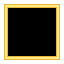
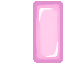
Layers edited between the first and the second 64 × 64 image:
hid group "textbox" (2 layers) over left=4, top=4, right=60, bottom=60
painted on "frame outline copy 2" over left=4, top=4, right=60, bottom=37
removed layer "frame outline copy" from group "textbox" over left=26, top=4, right=60, bottom=39
removed layer "frame outline" from group "textbox" over left=4, top=4, right=39, bottom=38
added group "gen2" with 41 layers above "gen1" over left=4, top=1, right=63, bottom=63
added group "gen2 2block E" with 3 layers in group "gen2" over left=33, top=1, right=63, bottom=63
added layer "Layer 7 copy" (1st of 9, in "gen2" › "gen2 2block E") in group "gen2 2block E" over left=33, top=1, right=63, bottom=63
added layer "shine" (1st of 5, in "gen2" › "gen2 2block E") in group "gen2 2block E" over left=39, top=8, right=58, bottom=57
added layer "Layer 6" (1st of 9, in "gen2" › "gen2 2block E") in group "gen2 2block E" over left=33, top=1, right=63, bottom=63
